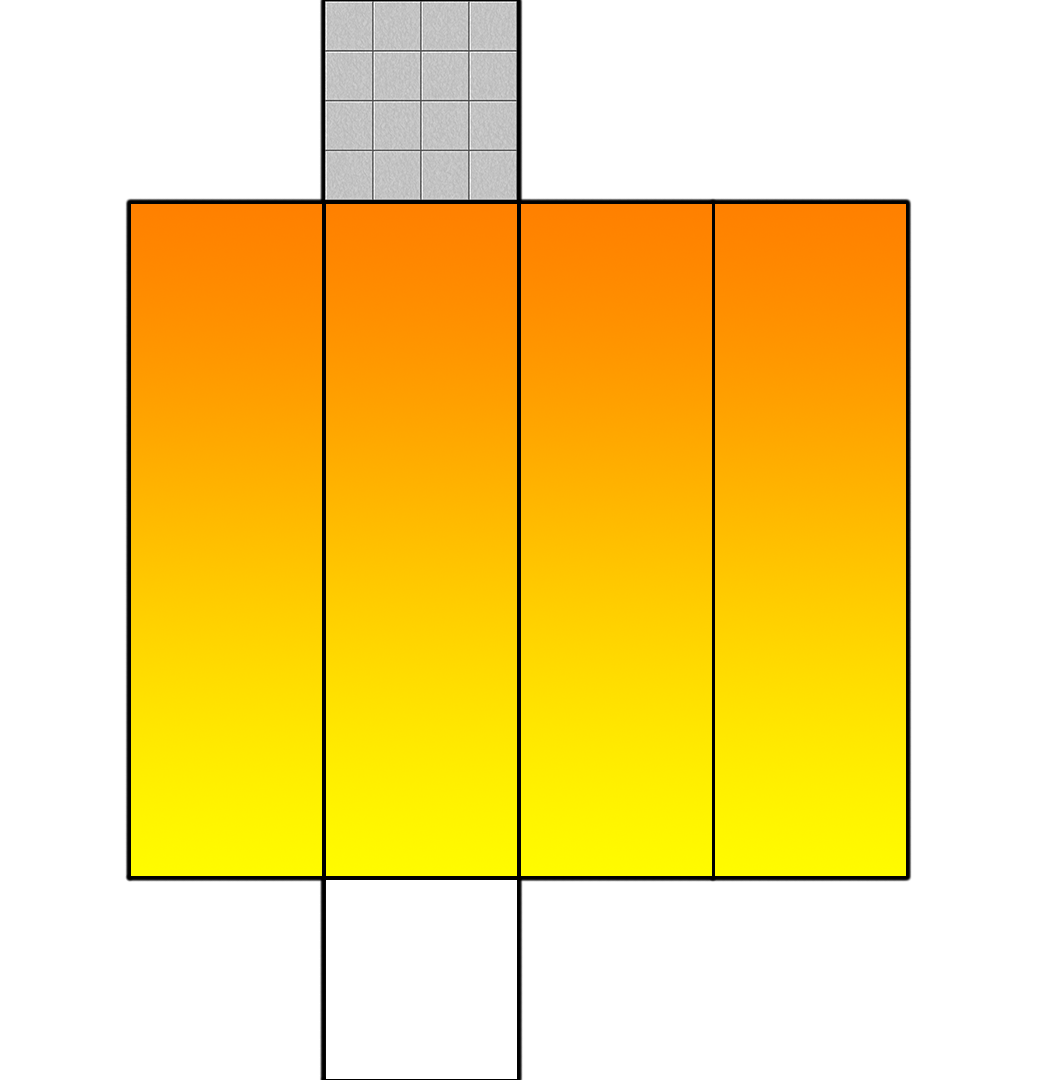
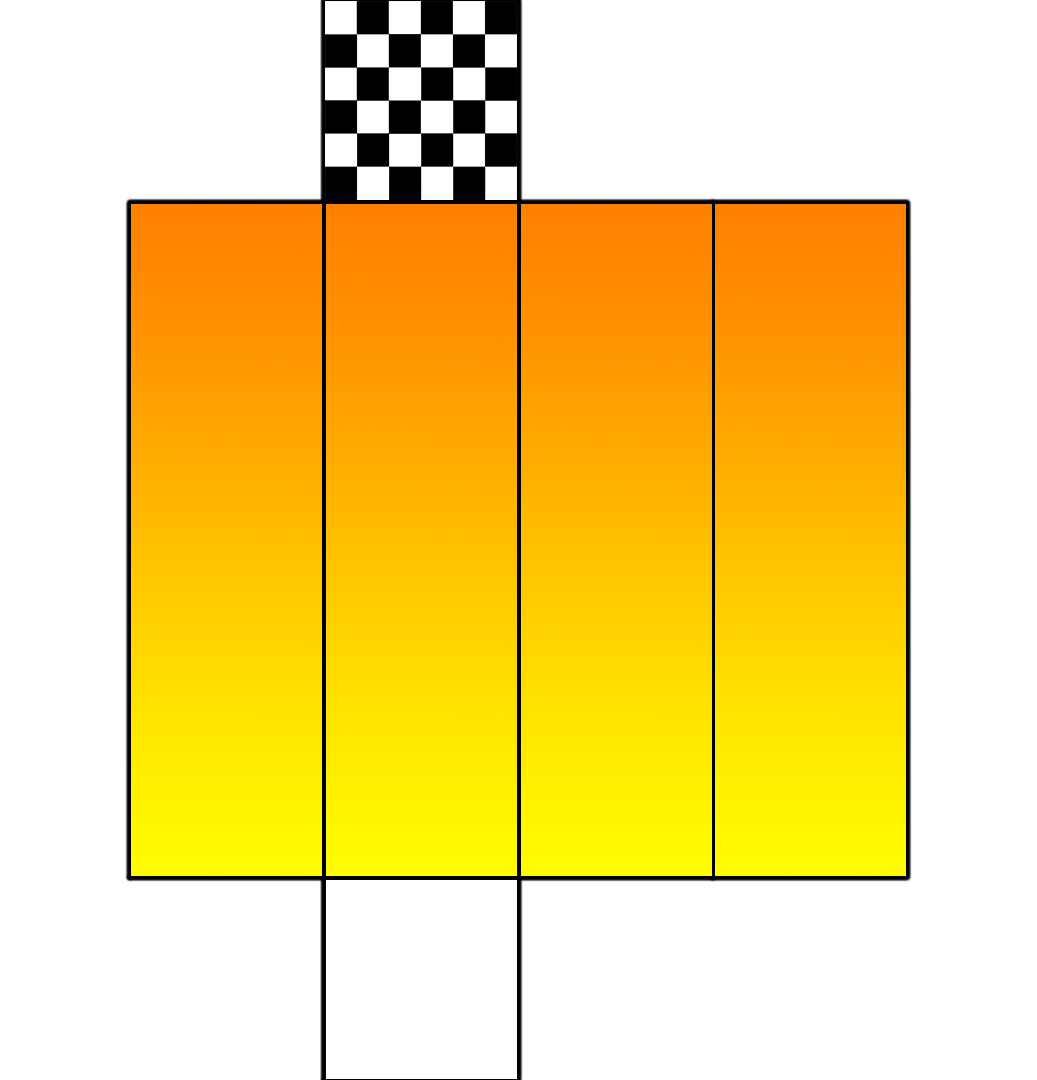
Layer changes from the first 1037 × 1080 image to the second:
added layer "reglements-drapeaux-damier_hd" above "tile" over [325, 1, 517, 200]
